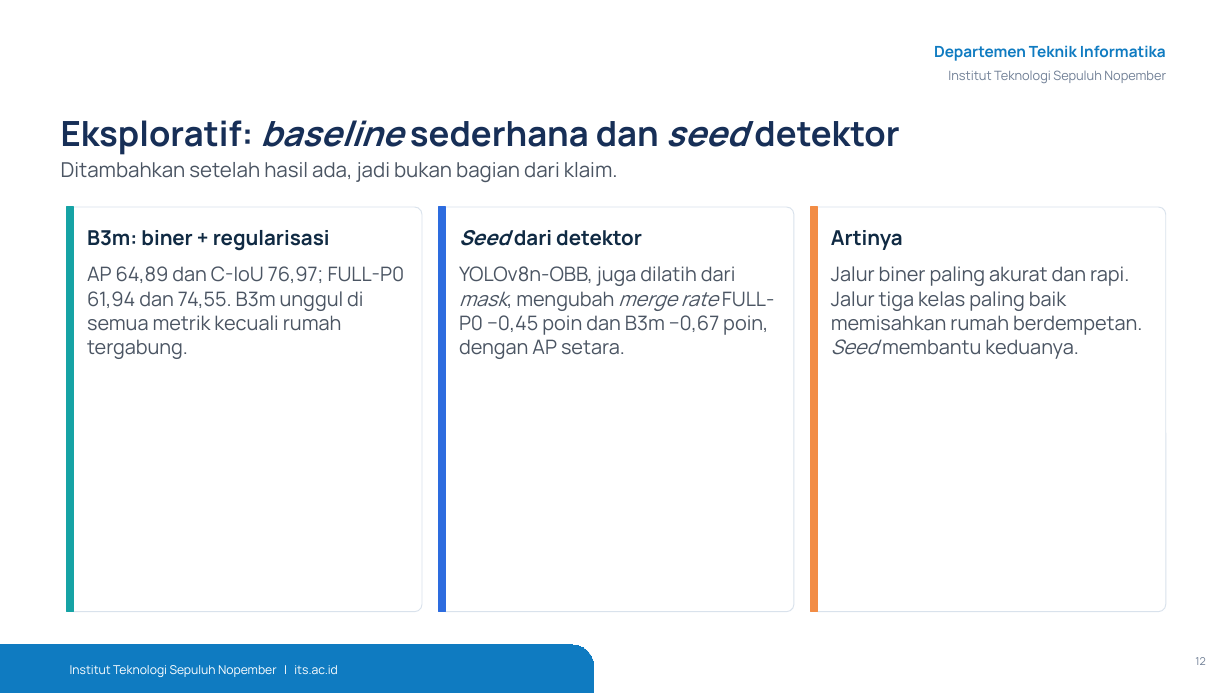
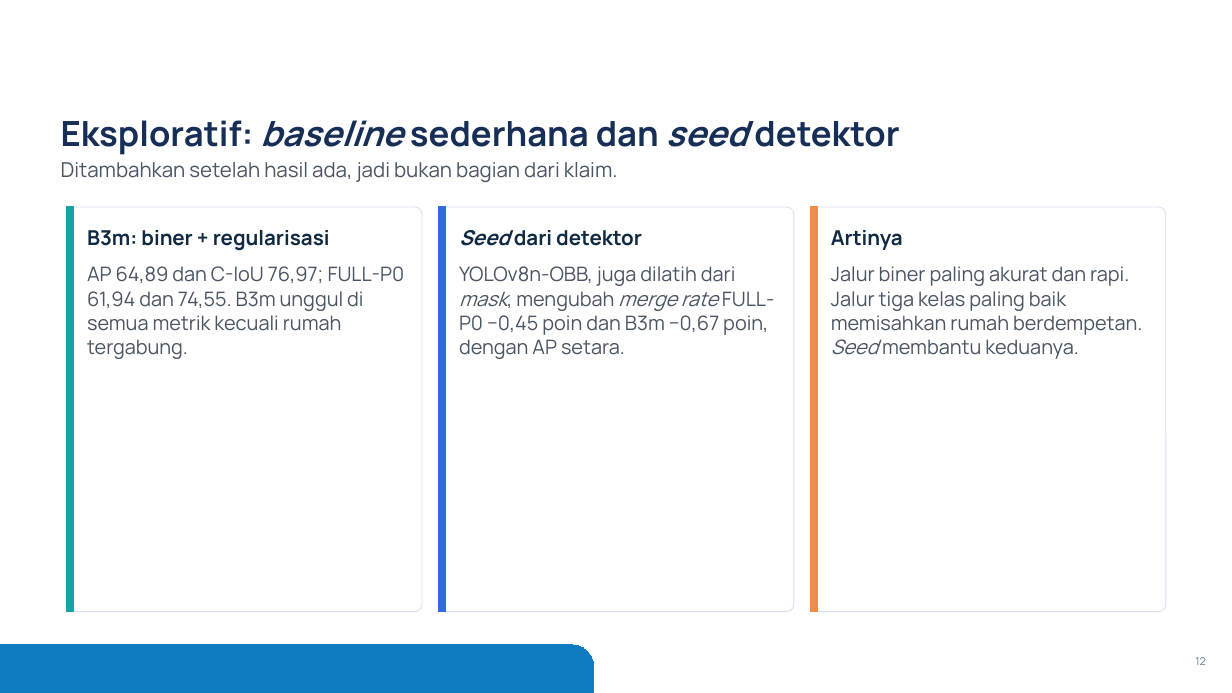
Before and after one commit to mahathirmuh/building-footprint-extraction, a slide deck: slide 12 of slides/densepoly.pptx. Drawn at 1232x693 pixels with LibreOffice and Linux fonts; fonts in the diff are those of the drawing; background and template pictures are left out. Boxes give left, top, right and bottom in pixels: in the first picture for what was removed or moved away, otherwise in the second. Text is boxed around its words. In the diff, an @@ line names an element or a change of style, - is before the commit and + after.

```diff
--- a/slides/densepoly.pptx
+++ b/slides/densepoly.pptx
@@ text removed at (934,45,1166,61) @@
-Departemen Teknik Informatika
@@ text removed at (948,70,1166,83) @@
-Institut Teknologi Sepuluh Nopember
@@ text removed at (70,665,338,677) @@
-Institut Teknologi Sepuluh Nopember | its.ac.id
```
Also in this commit, not shown: 17 other slides changed, 3 other files.
